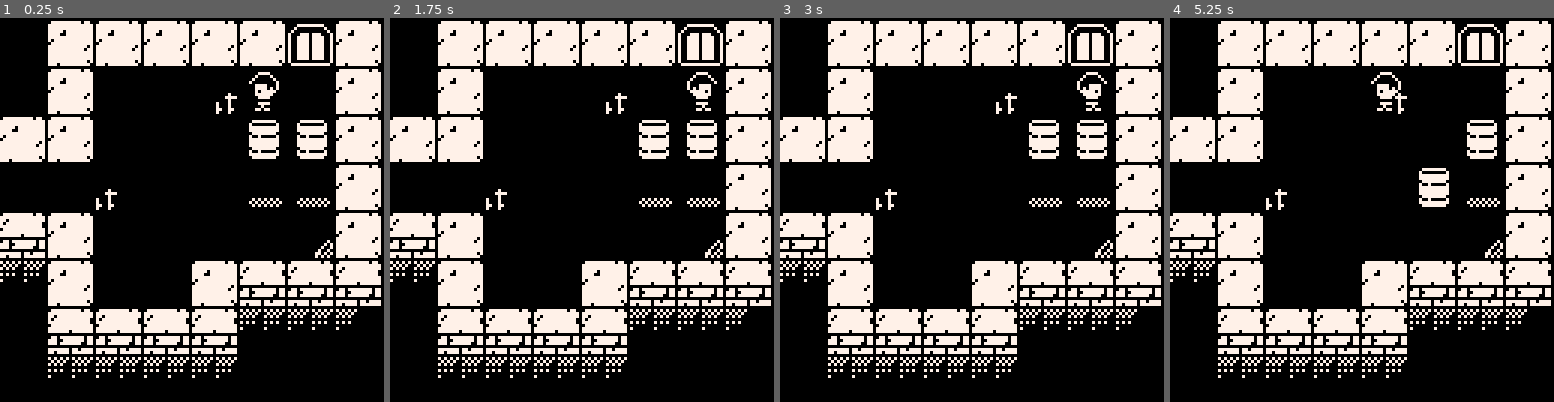
Above: before the commit, frames 1-4 (left to right).
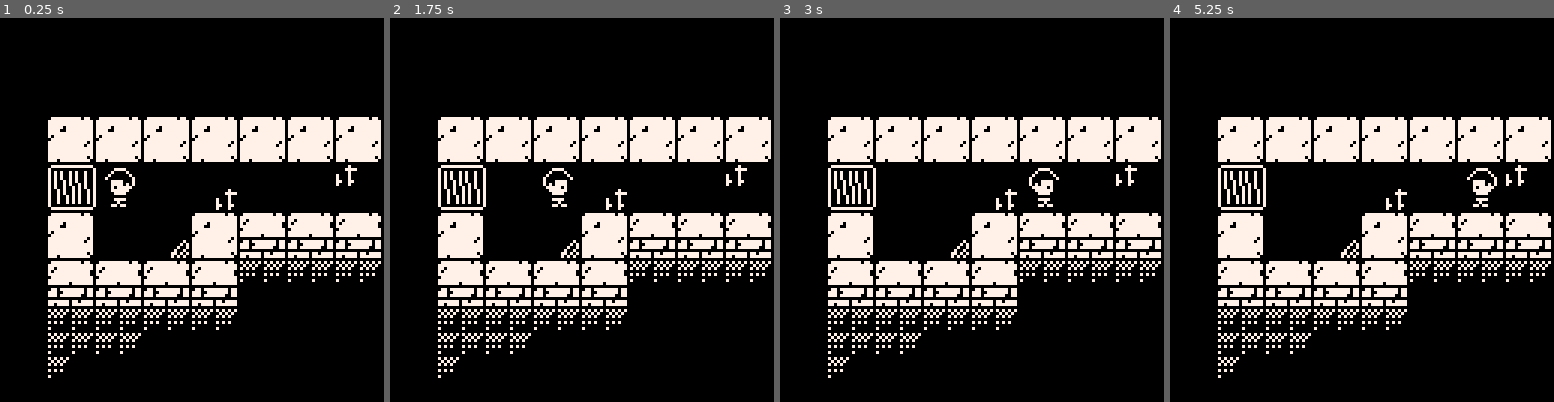
Above: after the commit, the same moments.

Repository: lucasmncastro/davis-puzzle
Game: PICO-8 cartridge davi.p8
Same seed, same stepped clock (60 frames per second), same inputs: the game is played once before the commit and once after it.
Inputs:
- Up to frame 1 (0.25 s): no input
- Up to frame 2 (1.75 s): hold Right from 1.6 s (still down)
- Up to frame 3 (3 s): release Right at 2.1 s; hold Up 2.15-2.42 s; hold Right from 2.47 s (still down)
- Up to frame 4 (5.25 s): release Right at 3.03 s; hold Left 3.08-3.58 s; hold Down 3.63-3.97 s; hold Right 4.02-4.68 s; hold Up 4.73-5.03 s; hold Left from 5.08 s (still down)

The runs differ from the first frame. In frame 1, 36% of the frame differs, in the area x 0-100%, y 0-94%; in frame 2, 36%; in frame 3, 36%; in frame 4, 37%.

Commit message:
Added levels to the map

Diff:
--- a/davi.p8
+++ b/davi.p8
@@ -9,11 +9,14 @@
 -- x desenho porta
 -- x mudar porta no sucesso
 -- x mudar de nivel ao passar na porta
+-- x 10 niveis simples
+-- - restart level (z)
 -- - abertura
 -- - animacoes
 -- -  - movimentacao
 -- -  - transicao
 -- -  - vitoria
+-- - level enigmas
 
 palt(0,false)
 palt(1,true)
@@ -26,8 +29,8 @@
  	s=66
  }
 
- level=1
  levels={
+  -- intro
  	{
   	from={x=0,y=0},
   	to={x=31,y=13},
@@ -35,11 +38,55 @@
  	},
  	{
   	from={x=32,y=0},
-  	to={x=55,y=13},
- 	 goals={}
- 	}
+  	to={x=46,y=14},
+ 	 goals={}
+ 	},
+ 	{
+  	from={x=48,y=0},
+  	to={x=62,y=14},
+ 	 goals={}
+ 	},
+
+ 	-- medium
+ 	{
+  	from={x=64,y=0},
+  	to={x=80,y=15},
+ 	 goals={}
+ 	},
+ 	{
+  	from={x=78,y=0},
+  	to={x=92,y=15},
+ 	 goals={}
+ 	},
+ 	{
+  	from={x=96,y=0},
+  	to={x=109,y=15},
+ 	 goals={}
+ 	},
+ 	{
+  	from={x=112,y=0},
+  	to={x=124,y=13},
+ 	 goals={}
+ 	},
+
+ 	-- hard
+ 	{
+  	from={x=4,y=18},
+  	to={x=18,y=31},
+ 	 goals={}
+ 	},
+ 	{
+  	from={x=48,y=16},
+  	to={x=62,y=28},
+ 	 goals={}
+ 	},
+ 	{
+  	from={x=65,y=18},
+  	to={x=82,y=34},
+ 	 goals={}
+ 	},
  }
-
+ level=1 --#levels
  init_boxes()
 
  for l in all(levels) do
@@ -167,17 +214,14 @@
   dir=⬅️
   x-=step
   p.p=3
- end
- if btnp(➡️) then
+ elseif btnp(➡️) then
   dir=➡️
   x+=step
   p.p=1
- end
- if btnp(⬆️) then
+ elseif btnp(⬆️) then
   dir=⬆️
   y-=step
- end
- if btnp(⬇️) then
+ elseif btnp(⬇️) then
   dir=⬇️
   y+=step
  end
@@ -258,10 +302,12 @@
 
 function finish_level(l)
  l.finished=true
- mset(l.exit.x,l.exit.y,11)
- mset(l.exit.x+1,l.exit.y,12)
- mset(l.exit.x,l.exit.y+1,27)
- mset(l.exit.x+1,l.exit.y+1,28)
+ if l.exit.x then
+  mset(l.exit.x,l.exit.y,11)
+  mset(l.exit.x+1,l.exit.y,12)
+  mset(l.exit.x,l.exit.y+1,27)
+  mset(l.exit.x+1,l.exit.y+1,28)
+ end
 
  level+=1
  cur_level=levels[level]
@@ -526,25 +572,93 @@
 
 
 
+…(52 lines of a section not shown)…
 __gff__
-0001010101040408081101101000000000010101010404080801011010000000000101000001010000000000000000000001010000010100000000000000000002020202000000000000000000000000020202020000000000000000000000000000000000000000000000000000000000000000000000000000000000000000
+0001010101040408081101101000000001010101010404080801011010000000000101000001010000000000000000000001010000010100000000000000000002020202000000000000000000000000020202020000000000000000000000000000000000000000000000000000000000000000000000000000000000000000
 0000000000000000000000000000000000000000000000000000000000000000000000000000000000000000000000000000000000000000000000000000000000000000000000000000000000000000000000000000000000000000000000000000000000000000000000000000000000000000000000000000000000000000
 __map__
-00000000000000000000000000000000000001020102010201020102090a0102010203040304010203040102030403040304030403040102000000000000000000000000000000000000000000000000000000000000000000000000000000000000000000000000000000000000000000000000000000000000000000000000
-00000000000000000000000000000000000011121112111211121112191a1112111213141314131413141314131413141314131413141112000000000000000000000000000000000000000000000000000000000000000000000000000000000000000000000000000000000000000000000000000000000000000000000000
-0000000000000000000000000000000000000102000000000000404100000102030400000000000000000023000000000000000000000102000000000000000000000000000000000000000000000000000000000000000000000000000000000000000000000000000000000000000000000000000000000000000000000000
-0000000000000000000000000000000000001112000000000023505100001112111200000000000000000000000000000000000000001112000000000000000000000000000000000000000000000000000000000000000000000000000000000000000000000000000000000000000000000000000000000000000000000000
-0000010201020102010201020102010201020102000000000000070807080102010200000000000000000000000000000000230000000102000000000000000000000000000000000000000000000000000000000000000000000000000000000000000000000000000000000000000000000000000000000000000000000000
-0000111211121112111211121112111211121112000000000000171817181112111200000000000000000000000000000000000000001112000000000000000000000000000000000000000000000000000000000000000000000000000000000000000000000000000000000000000000000000000000000000000000000000
-0000212200000000000000000000230000000000000000000000050605060102030400000506050605060000010200000000000000000102000000000000000000000000000000000000000000000000000000000000000000000000000000000000000000000000000000000000000000000000000000000000000000000000
-0000313200000000002300000000000000000000230000000000151615161112111200001516151615160000111200000000000000001112000000000000000000000000000000000000000000000000000000000000000000000000000000000000000000000000000000000000000000000000000000000000000000000000
-0000010200000000010203040304030403040102000000000000000000000102010200000000000000000000030407080708070800000102000000000000000000000000000000000000000000000000000000000000000000000000000000000000000000000000000000000000000000000000000000000000000000000000
-0000111200000033111213141314131413141112000000000000000000331112111200000000000000000000131417181718171800331112000000000000000000000000000000000000000000000000000000000000000000000000000000000000000000000000000000000000000000000000000000000000000000000000
-0000030403040304030424242424242424240102000000000102030403040304010200000000000023004041000000000000010203040304000000000000000000000000000000000000000000000000000000000000000000000000000000000000000000000000000000000000000000000000000000000000000000000000
-0000131413141314131400000000000000001112000000001112131413141314111200000000000000005051000000000000111213141314000000000000000000000000000000000000000000000000000000000000000000000000000000000000000000000000000000000000000000000000000000000000000000000000
-0000242424242424242400000000000000000304030403040304242424242400010200000000000000000000000000000000010200000000000000000000000000000000000000000000000000000000000000000000000000000000000000000000000000000000000000000000000000000000000000000000000000000000
-0000242424240000000000000000000000001314131413141314000000000000111200000000000000000000000000000000111200000000000000000000000000000000000000000000000000000000000000000000000000000000000000000000000000000000000000000000000000000000000000000000000000000000
-0000240000000000000000000000000000002424242424242424000000000000030403040304030403040304030403040304030400000000000000000000000000000000000000000000000000000000000000000000000000000000000000000000000000000000000000000000000000000000000000000000000000000000
-0000000000000000000000000000000000000000000000000000000000000000131413141314131413141314131413141314131400000000000000000000000000000000000000000000000000000000000000000000000000000000000000000000000000000000000000000000000000000000000000000000000000000000
-
-
+00000000000000000000000000000000000001020102010201020102090a0102010203040304010203040102030401020102030403040304010203040304010200000000000001020102010201020000000001020102010201020000000000000000000000000000000000000000000000000102010201020102010200000000
+00000000000000000000000000000000000011121112111211121112191a1112111213141314131413141314131411121112131413141314111213141314111200000000000011121112111211120000000011121112111211120000000000000000000000000000000000000000000000001112111211121112111200000000
+00000000000000000000000000000000000001020000000000000000000001020304000000000000000000230000010201020000000000000102404100000102010201020102010200000000090a0000000001020506050601020102010200000102010201020102010201020102000000000102000000000000010201020000
+00000000000000000000000000000000000011120000000000230000000011121112000000000000000000000000111211120000000000001112505100001112111211121112111200000000191a0000000011121516151611121112111200001112111211121112111211121112000000001112000000000000111211120000
+0000010201020102010201020102010201020102000000000000070807080102010200000000000007080708000001020102000000000000000007080000010201020000000005060708000001020000010201024041070800000000010200000102000005064041050605060102000001020102070807084041050601020000
+0000111211121112111211121112111211121112000000000000171817181112111200000000000017181718000011121112000000000000000017180000111211120000000015161718000011120000111211125051171800000000111200001112000015165051151615161112000011121112171817185051151611120000
+0000212240410000000000000000230000000000000000000000050605060102030405060506050601020000000001020102002300000000010200000000010201020000000005060708000001020000010205060000000007080000090a00000102000007080708050601020102000001020102000007080000000001020000
+0000313250510000002300000000000000000000230000000000151615161112111215161516151611120000000011121112000000000000111200000000111211120000000015161718000011120000111215160000000017180000191a00001112000017181718151611121112000011121112000017180000000011120000
+000001020000000001020304030403040304010200000000000000000000010201020000000000000304070800000102030403040304090a0102000000000102010240410304000000000000010200000102010201020000070801020102000001020000070800000000010201020000090a0000070805060000050601020000
+000011120000003311121314131413141314111200000000000000000033111211120000000000001314171800001112131413141314191a1112000000001112111250511314000000000000111200001112111211120000171811121112000011120000171800000000111211120000191a0000171815160000151611120000
+00000304030403040304242424242424242401020000000001020304030403040102000000002300000000000000010224242424242400000102070805060102010205060506070807080000010200000000000001020000000001020000000001020102000007080000090a0000000001020000000000000000050601020000
+00001314131413141314000000000000000011120000000011121314131413141112000000000000000000000000111224242424000000001112171815161112111215161516171817180000111200000000000011120000000011120000000011121112000017180000191a0000000011120000000000000000151611120000
+0000242424242424242400000000000000000304030403040304242424242400010200000000000000004041000001020000000000000000010200000506010201020000000000000000000001020000000000000102010201020102000000000000010201020000000001020000000001020102010201020102010201020000
+0000242424240000000000000000000000001314131413141314000000000000111200000000000000005051000011120000000000000000111200001516111211120000002300000000000011120000000000001112111211121112000000000000111211120000000011120000000011121112111211121112111211120000
+000024000000000000000000000000000000242424242424242400000000000003040304090a030403040304030403040000000000000000030403040304030401022300000001020102010201020000000000000000000000000000000000000000000001020102010201020000000000000000000000000000000000000000
+000000000000000000000000000000000000000000000000000000000000000013141314191a131413141314131413140000000000000000131413141314131411120000000011121112111211120000000000000000000000000000000000000000000011121112111211120000000000000000000000000000000000000000
+0000000000000000010201020102010200000102010201020102010201020102000001020102010201020102010200000102010201020102010201020102010200000102010200000000000000000000000000000000000000000000000000000000000000000000000000000000000000000000000000000000000000000000
+0000000000000000111211121112111200001112111211121112111211121112000011121112111211121112111200001112111211121112111211121112111200001112111200000000000000000000000000000000000000000000000000000000000000000000000000000000000000000000000000000000000000000000
+0102010201020102010200000000010200000102000000000000000000000102010201020000000000000000010201020102010200000000000000000000090a00000102010201020102010201020102000000000000000000000000000000000000000000000000000000000000000000010201020102010200000000000000
+1112111211121112111200000000111200001112000000000000000000001112111211120000000000000000111211121112111200000000000000000000191a00001112111211121112111211121112000000000000000000000000000000000000000000000000000000000000000000111211121112111200000000000000
+0102000000000000050607080000010200000102000007080506000005060102010201020506404105060708000001020102000000000506070800000506010201020102000000000102000000000102000000000000000000000000000000000000000000000001020102010201020102010200000000010200000000000000
+1112000000000000151617180000111200001112000017181516000015161112111211121516505115161718000011121112000000001516171800001516111211121112000000001112000000001112000000000000000000000000000000000000000000000011121112111211121112111200000000111200000000000000
+010200000708050640410708000001020000010200000000070800000000090a0102000000000506070805060000090a0102000000000708000007080506010201020102000007080708050600000102000000000000000000000000000000000000000000000001020000000007080000000007080000010201020000000000
+111200001718151650511718000011120000111200000000171800000000191a1112000000001516171815160000191a1112000000001718000017181516111211121112000017181718151600001112000000000000000000000000000000000000000000000011120000000017180000000017180000111211120000000000
+0102010205060708050600000000090a0000010201020708000005064041010201020000070805060708070800000102010200000000070807080000404101020102000000000506050607080000090a000000000000000000000000000000000000000000000001020000000000000000070800000000050601020000000000
+1112111215161718151600000000191a0000111211121718000015165051111211120000171815161718171800001112111200000000171817180000505111121112000000001516151617180000191a000000000000000000000000000000000000000000000011120000000000000000171800000000151611120000000000
+0000010201020506070800000102010200000000010207080708050605060102010200000708000005060102010201020102010200000506070805060506010201020000070840410000070800000102000000000000000000000000000000000000000000000001020102070801020102010200000000010201020102010200
+0000111211121516171800001112111200000000111217181718151615161112111200001718000015161112111211121112111200001516171815161516111211120000171850510000171800001112000000000000000000000000000000000000000000000011121112171811121112111200000000111211121112111200
+0000000001020102000000000102000000000000010200000000000000000102010200000000010201020102000000000102010201020102010201020102010201020102010200000506050600000000010200000000000000000000000000000000000000000000000102000001020506010207080000010200000000010200
+0000000011121112000000001112000000000000111200000000000000001112111200000000111211121112000000001112111211121112111211121112111211121112111200001516151600000000111200000000000000000000000000000000000000000000001112000011121516111217180000111200000000111200
+0000000000000102010201020102000000000000010201020102010201020102010201020102010200000000000000000000000000000000000000000000000000000000010201020000000001020102010200000000000000000000000000000000000000000000000102000000000000000000000000000000000000010200
+0000000000001112111211121112000000000000111211121112111211121112111211121112111200000000000000000000000000000000000000000000000000000000111211120000000011121112111200000000000000000000000000000000000000000000001112000000000000000000000000000000000000111200
+
+
Not shown, changed: 108 lines of the sprite sheet (__gfx__) section of davi.p8
